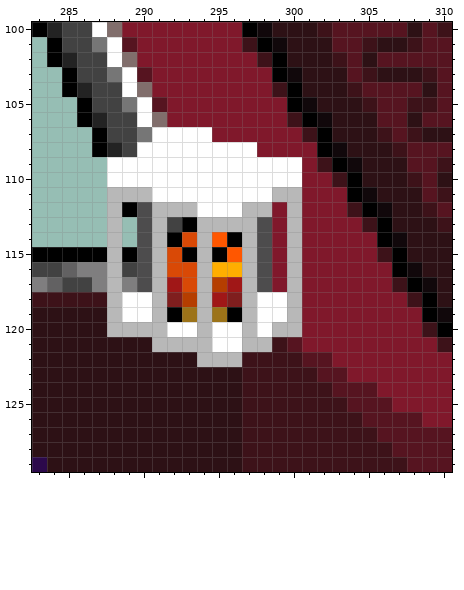
File history of a pixel-art file, chapters/01_hadoscaphe/locations/flora/flora_set_day.ase. This is how it looked before the edit.
960x270 pixels, 1 frame. Colours within 5 levels of each other are drawn and written as one. Shown: x 283..310, y 100..129. The commit also changed other parts of the picture, which this record leaves out.
Once edited:
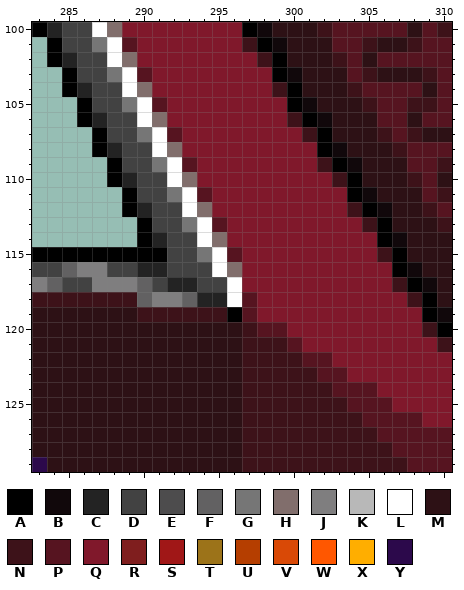
Palette (. is transparent): A #000000  B #11080b  C #232323  D #424242  E #4d4c4d  F #626162  G #767676  H #816e6c  J #7f7e7f  K #b8b8b8  L #ffffff  M #2d1115  N #3d1219  P #561420  Q #80182b  R #7f1e1e  S #a01717  T #9c7319  U #b53e00  V #d94906  W #ff5700  X #ffae00  Y #2c094b
What changed:
layer "Layer 2" removed
layer "Layer 6" removed
@@ x 286..302 @@
 106 ACDDLHQQQQQQQQNAB
-107 .ADDGLLLLQQQQQQNA
-108 .ACDLLLLLLLLQQQQA
-109 ..LLLLLLLLLLLLLQN
-110 ..LLLLLLLLLLLLLQQ
-111 ..KKKLLLLLLLLKKQQ
-112 ..KAEKKKLLLKKQKQQ
-113 ..K.EKDAKKKKEQKQQ
-114 ..K.EKAVKWAKEQKQQ
-115 AAKAEKVAKAWKEQKQQ
-116 JJKDEKVVKXXKEQKQQ
-117 DJKJEKSVKUSKEQKQQ
-118 NNKLLKRUKSRKLLKQQ
-119 MMKLLKATKTAKLLKQQ
-120 MMKKKKLLKLLKLKKQQ
-121 MMMMMKKKKLLKKNPQQ
-122 MMMMMMMMKKKNNNNPP
+107 .ADDGLPQQQQQQQQNA
+108 .ACDDLHQQQQQQQQQA
+109 ..ADDGLPQQQQQQQQN
+110 ..ACDDLHQQQQQQQQQ
+111 ...ADDGLPQQQQQQQQ
+112 ...ACDDLHQQQQQQQQ
+113 ....ADDGLPQQQQQQQ
+114 ....ACDDLHQQQQQQQ
+115 AAAAAADDGLPQQQQQQ
+116 JJDDCCDDDLHQQQQQQ
+117 DJJJFDCCDDLQQQQQQ
+118 NNNNFJJFCCLPQQQQQ
+119 MMMMNNNNNNAPQQQQQ
+120 MMMMMMMMMMMNPPQQQ
+121 MMMMMMMMMMMNNNPQQ
+122 MMMMMMMMMMMNNNNPP
 123 MMMMMMMMMMMNNNNNP
Pixel boxes of the changes (left, top, right, bottom) in both pictures:
changed: (107, 127, 302, 367)
